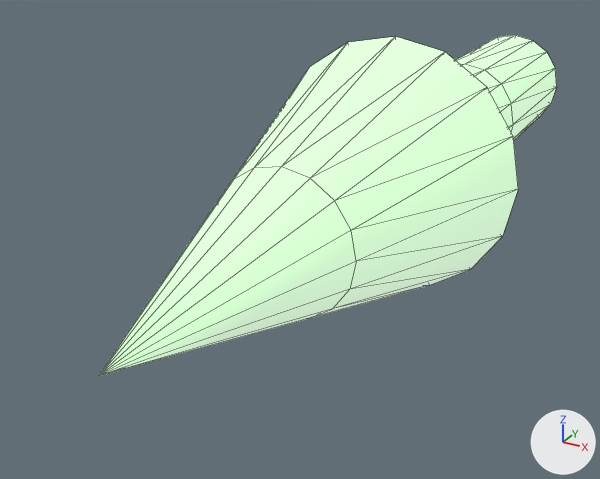
Two versions of the FBX model GammaDraconis/GammaDraconis/Resources/Models/Arrow.fbx, one commit apart.
Camera for both pictures: a 50 mm camera at (0.0357, -0.0868, 0.0316) aimed at (-0.0076, -0.0081, -0.0077). The lights are fixed; the arrows at lower right show +X, +Y and +Z. Mesh edges are drawn as thin lines. Where no turn or scale is listed for an object, it has been applied to the vertices. Vertices at the same position are counted once.
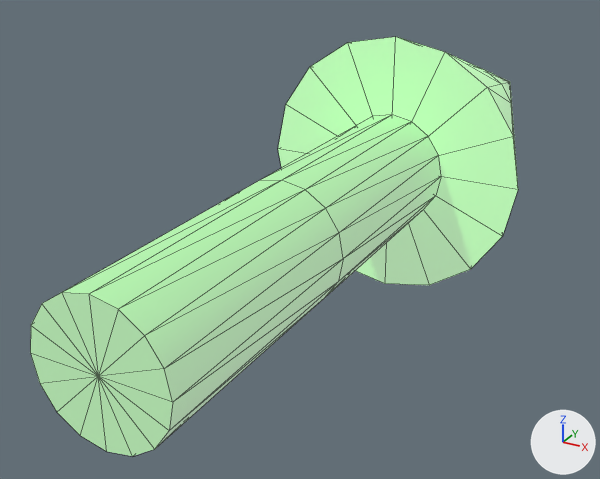
Where the newer file only moved an object's origin or applied its transform, the numbers keep the older frame.

What changed in the scene script:
```text
Add mat_01:
    mat_01 = principled_material('01')
    mat_01.base_color = (0.278, 0.945, 0.227)  # green #90f983
    mat_01.roughness = 0.859
    mat_01.emission_strength = 0.3
Add mat_02:
    mat_02 = principled_material('02')
    mat_02.base_color = (0.149, 0.639, 0.114)  # green #6cd15f
    mat_02.roughness = 0.859
    mat_02.emission_strength = 0.3
Change me_cylinder01:
    where me_cylinder01.from_pydata(...)  # 50 vertices, 96 faces; spans x -0.0076..0.0076, y 0.0..0.0508, z -0.0076..0.0076
    used by ob_cylinder01; location = (0.0, 0.0, 0.0)
    remove me_cylinder01.materials.append(mat_01___default)  # green #90f983
    me_cylinder01 part 1: the whole mesh is scaled about the mesh origin by (0.833, -1, -0.833)
    add me_cylinder01.materials.append(mat_02)  # green #6cd15f
Change me_cone01:
    where me_cone01.from_pydata(...)  # 34 vertices, 64 faces; spans x -0.6..0.6, y -0.6..0.6, z 0.0..2.0
    remove me_cone01.materials.append(mat_01___default)  # green #90f983
    add me_cone01.materials.append(mat_01)  # green #90f983
Change ob_cone01:
    ob_cone01.rotation_euler: (1.571, 0.0, 0.0) -> (-1.571, 0.0, 0.0)  # degrees (90, 0, 0) -> degrees (-90, 0, 0)
```

What differs and where, as boxes [x1, y1, x2, y2] in the pictures (600 x 479 px):
'Cone01', recoloured, turned: before [99, 37, 518, 376]; after [278, 37, 518, 285]
'Cylinder01', recoloured, mesh rescaled: before [455, 35, 557, 140]; after [30, 115, 441, 456]
